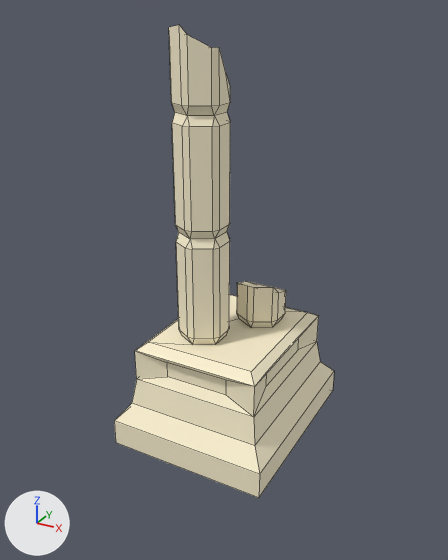
What one commit did to the FBX model Assets/Imported Assets/B&J Studio/Models/Destroy_Pillar_2.fbx.
Both versions are drawn from a 50 mm lens placed at (4.9, -9.19, 7.54), pointed at (-0.07, -0.16, 3.02). The lights are fixed; the arrows at lower left show +X, +Y and +Z. The older version comes first. Mesh edges are drawn as thin lines. Where no turn or scale is listed for an object, it has been applied to the vertices.

The first picture shows 'Destroy_Pillar_2'.
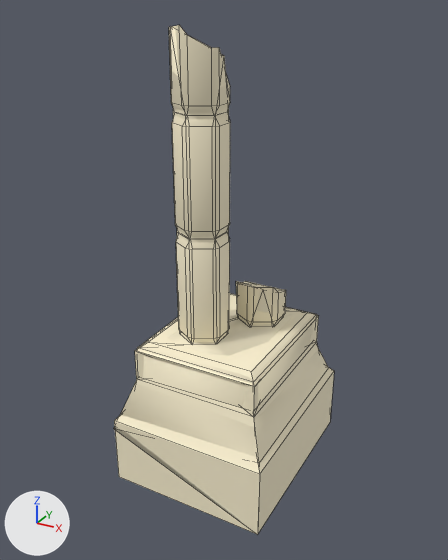
Where the newer file only moved an object's origin or applied its transform, the numbers keep the older frame.

What differs and where, as boxes [x1, y1, x2, y2] in the pictures (448 x 560 px; the box of a moved part takes in the faces that stretch with it):
```json
{"object": "Destroy_Pillar_2", "change": "reshaped, shading changed", "before": [114, 25, 334, 498], "after": [114, 25, 334, 534], "on screen": "8% taller"}
{"object": "Destroy_Pillar_2_LOD1", "change": "added", "after": [114, 26, 328, 531]}
{"part": 1, "of": "me_destroy_pillar_2", "change": "moved or reshaped", "before": [114, 372, 334, 498], "after": [114, 372, 334, 534]}
{"part": 2, "of": "me_destroy_pillar_2", "change": "shading changed", "before": [114, 25, 333, 498], "after": [114, 25, 333, 534]}
```

Scene script edits in JSON lines:
```json
{"block": "me_destroy_pillar_2", "where": "# used by ob_destroy_pillar_2; location = (0.0, 0.0, 0.0)"}
{"block": "me_destroy_pillar_2", "where": "# before: 22 (1.51, -1.82, 0.0) at pixel (258, 497), 23 (1.51, 1.81, 0.0) at pixel (332, 390), 29 (-1.49, 1.81, 0.0), 33 (-1.49, -1.82, 0.0) at pixel (115, 442)"}
{"op": "remove", "block": "me_destroy_pillar_2", "code": "me_destroy_pillar_2.from_pydata(...)  # 160 vertices, 166 faces; spans x -1.49..1.51, y -1.82..1.81, z 0.0..7.31"}
{"op": "add", "block": "me_destroy_pillar_2", "code": "me_destroy_pillar_2.from_pydata(...)  # 160 vertices, 166 faces; spans x -1.49..1.51, y -1.82..1.81, z -0.81..7.31"}
{"block": "me_destroy_pillar_2", "change": "me_destroy_pillar_2 part 1"}
{"op": "add", "block": "me_destroy_pillar_2", "code": "for i in [22, 23, 29, 33]: me_destroy_pillar_2.vertices[i].co += Vector((0.0, 0.0, -0.82))"}
{"block": "me_destroy_pillar_2", "change": "me_destroy_pillar_2 part 2: edges marked sharp go from 321 to 109"}
{"op": "add", "block": "me_destroy_pillar_2_006", "code": ["me_destroy_pillar_2_006 = bpy.data.meshes.new('Destroy_Pillar_2.006')", "me_destroy_pillar_2_006.from_pydata(...)  # 45 vertices, 45 faces; spans x -1.51..1.51, y -1.83..1.81, z -0.81..7.28", "me_destroy_pillar_2_006.materials.append(mat_stone_material_1_002)  # beige #faefcf"]}
{"op": "add", "block": "ob_destroy_pillar_2_lod1", "code": ["ob_destroy_pillar_2_lod1 = bpy.data.objects.new('Destroy_Pillar_2_LOD1', me_destroy_pillar_2_006)", "ob_destroy_pillar_2_lod1.location = (0.0, 0.0, 0.0)"]}
```
